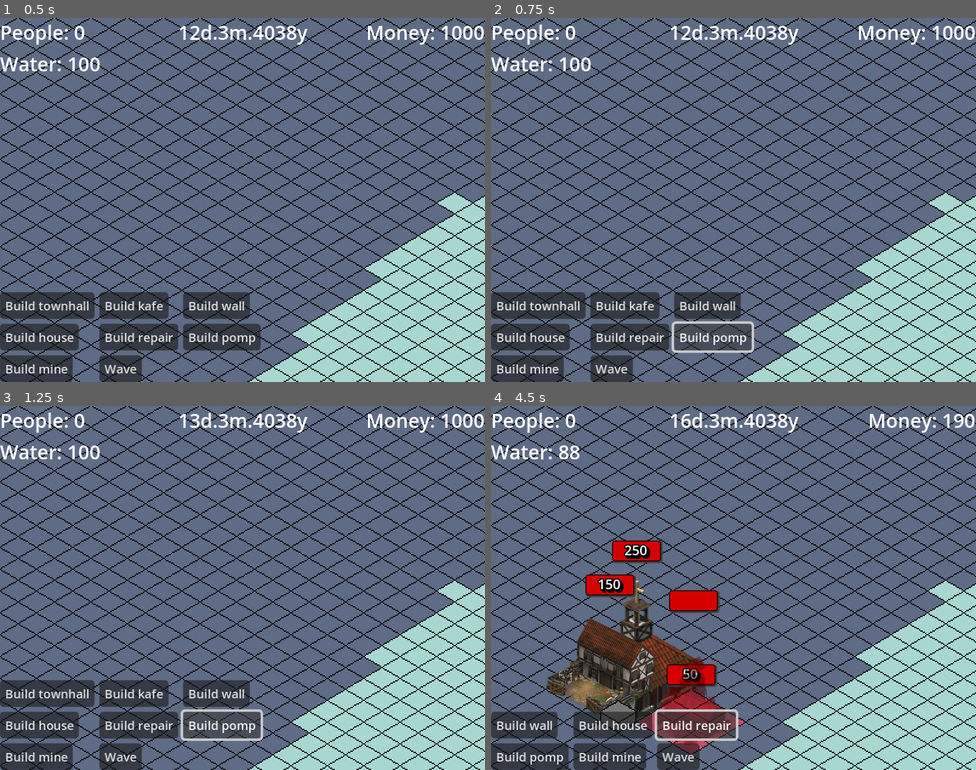
Above: before the commit, frames 1-4 (two rows, left to right).
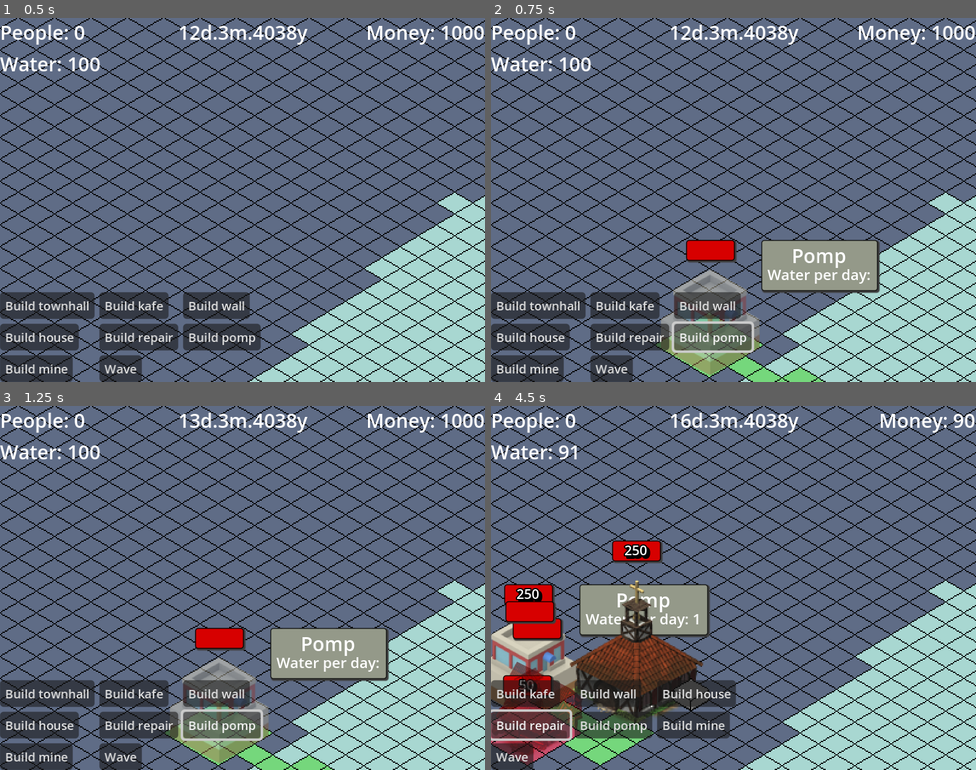
Above: after the commit, the same moments.

Repository: BurntRobot/artifical_heart_at_the_water-s_edge
Game: Godot game, scene res://world.tscn
Two runs of this game, one before a commit and one after it. Both use one fixed random seed, a clock stepped at 60 frames per second and the inputs below.
Inputs:
- Up to frame 1 (0.5 s): no input
- Up to frame 2 (0.75 s): click "Build pomp" at 0.5 s
- Up to frame 3 (1.25 s): no input
- Up to frame 4 (4.5 s): click "Build townhall" at 1.25 s; click "Build kafe" at 2 s; click "Build wall" at 2.75 s; click "Build house" at 3.5 s; click "Build repair" at 4.25 s

Frame 1 is identical in both runs. In frame 2, 7.2% of the frame differs, in the area x 34-81%, y 60-100%; in frame 3, 7.2%; in frame 4, 19%, in the area x 0-98%, y 2-100%.

Commit message:
Added prefab of pomp

Diff:
--- a/Buildings/house.tscn
+++ b/Buildings/house.tscn
@@ -7,7 +7,7 @@
 [sub_resource type="LabelSettings" id="LabelSettings_xt25x"]
 font_size = 12
 
-[node name="Building" instance=ExtResource("1_ojg3m")]
+[node name="House" instance=ExtResource("1_ojg3m")]
 script = ExtResource("2_diyid")
 water_in_day = 2
 building_cost = 100
--- /dev/null
+++ b/Buildings/pomp.tscn
@@ -0,0 +1,36 @@
+[gd_scene load_steps=3 format=4 uid="uid://kucf7nwrdtht"]
+
+[ext_resource type="PackedScene" uid="uid://cyqa3xdmnxit8" path="res://Buildings/building.tscn" id="1_ru8ak"]
+[ext_resource type="Texture2D" uid="uid://b8rwdqktfaf18" path="res://Buildings/Isometric Buildings/PNG/buildingTiles_009.png" id="2_nqaqx"]
+
+[node name="Pomp" instance=ExtResource("1_ru8ak")]
+
+[node name="Base" parent="." index="0"]
+tile_map_data = PackedByteArray("AAD+/wEAAAACAAAAAAD+/wAAAAACAAAAAAD+////AAACAAAAAAD/////AAACAAAAAAAAAP//AAACAAAAAAAAAAAAAAACAAAAAAAAAAEAAAACAAAAAAD//wEAAAACAAAAAAD//wAAAAACAAAAAAA=")
+
+[node name="BaseForWater" parent="." index="1"]
+tile_map_data = PackedByteArray("AAACAAAAAAACAAAAAAABAAAAAAACAAAAAAADAAEAAAACAAAAAAADAAAAAAACAAAAAAADAP//AAACAAAAAAAEAAEAAAACAAAAAAAEAAAAAAACAAAAAAAEAP//AAACAAAAAAA=")
+
+[node name="Sprite" parent="." index="2"]
+position = Vector2(1, -19.000002)
+scale = Vector2(0.62121207, 0.69291335)
+texture = ExtResource("2_nqaqx")
+
+[node name="HealthBar" parent="." index="5"]
+offset_left = -19.0
+offset_top = -87.0
+offset_right = 21.0
+offset_bottom = -70.0
+
+[node name="CollisionShape2D" parent="Area2D" index="0"]
+polygon = PackedVector2Array(0, 26, -43, 0, -40, -23, -29, -28, -29, -46, 1, -63, 32, -45, 30, -29, 41, -22, 42, -1)
+
+[node name="CollisionPolygon2D" parent="BaseArea" index="0"]
+polygon = PackedVector2Array(-45, -1, 0, -27, 43, -1, -1, 26)
+
+[node name="InfoPanel" parent="." index="8"]
+visible = true
+offset_left = 43.0
+offset_top = -87.0
+offset_right = 139.0
+offset_bottom = -45.0
--- a/Map/map.gd
+++ b/Map/map.gd
@@ -93,7 +93,8 @@
 	add_child(repair_station)
 
 func _on_test_build_7_pressed() -> void:
-	pass # Replace with function body.
+	var pomp = buildings_scenes[6].instantiate()
+	add_child(pomp)
 
 func _on_test_build_8_pressed() -> void:
 	var mine = buildings_scenes[3].instantiate()
--- a/world.tscn
+++ b/world.tscn
@@ -14,6 +14,7 @@
 [ext_resource type="PackedScene" uid="uid://dblndnpmi8w20" path="res://Buildings/house.tscn" id="7_2u3nc"]
 [ext_resource type="Script" uid="uid://j57goev0iekc" path="res://GUI/resources_label.gd" id="7_gbfbk"]
 [ext_resource type="PackedScene" uid="uid://b67btrk5qfkep" path="res://Buildings/repair_station.tscn" id="8_udxuc"]
+[ext_resource type="PackedScene" uid="uid://kucf7nwrdtht" path="res://Buildings/pomp.tscn" id="9_2u3nc"]
 [ext_resource type="Script" uid="uid://cr71vyvv3bb3e" path="res://kafe_menu.gd" id="10_ic0uy"]
 
 [sub_resource type="StyleBoxFlat" id="StyleBoxFlat_wse8f"]
@@ -29,7 +30,7 @@
 [node name="Map" type="Node2D" parent="Game"]
 y_sort_enabled = true
 script = ExtResource("1_aqk2v")
-buildings_scenes = Array[PackedScene]([ExtResource("2_036b0"), ExtResource("3_wse8f"), ExtResource("4_ioo17"), ExtResource("6_hiqwa"), ExtResource("7_2u3nc"), ExtResource("8_udxuc")])
+buildings_scenes = Array[PackedScene]([ExtResource("2_036b0"), ExtResource("3_wse8f"), ExtResource("4_ioo17"), ExtResource("6_hiqwa"), ExtResource("7_2u3nc"), ExtResource("8_udxuc"), ExtResource("9_2u3nc")])
 
 [node name="BaseMap" type="TileMapLayer" parent="Game/Map"]
 tile_map_data = PackedByteArray("AAAcAOD/AAAAAAAAAAAbAOH/AAAAAAAAAAAaAOL/AAAAAAAAAAAZAOP/AAAAAAAAAAAYAOT/AAAAAAAAAAAXAO …(47488 unchanged characters)…
Not shown: 1 places in world.tscn that only renumber resources
